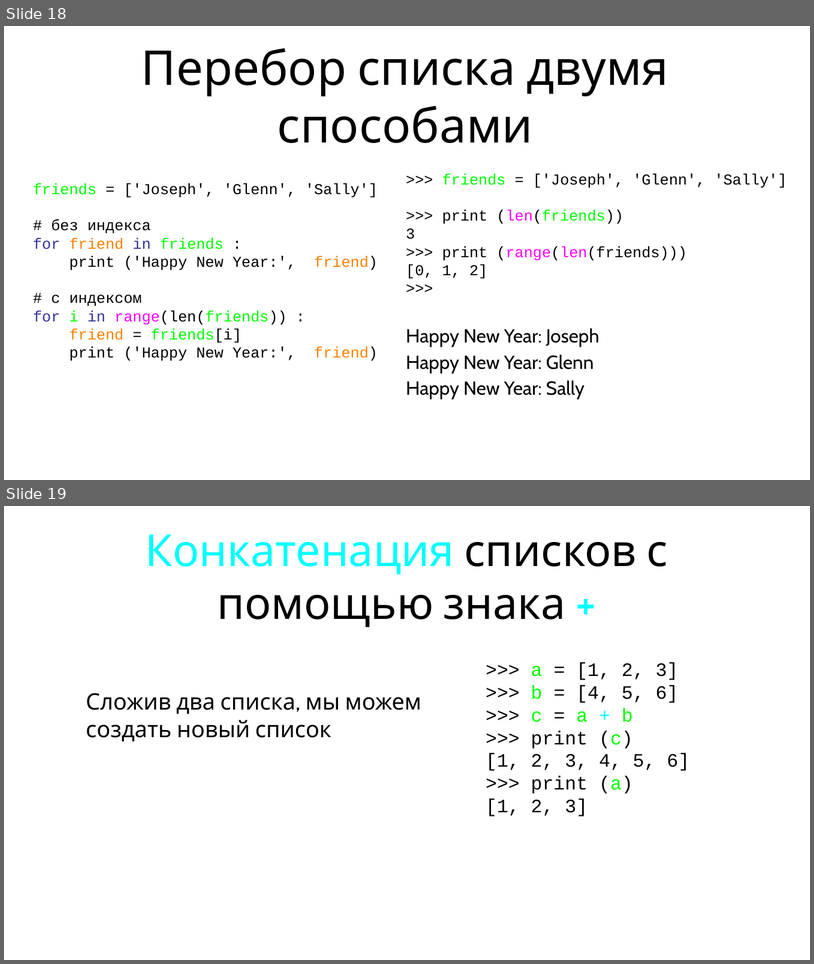
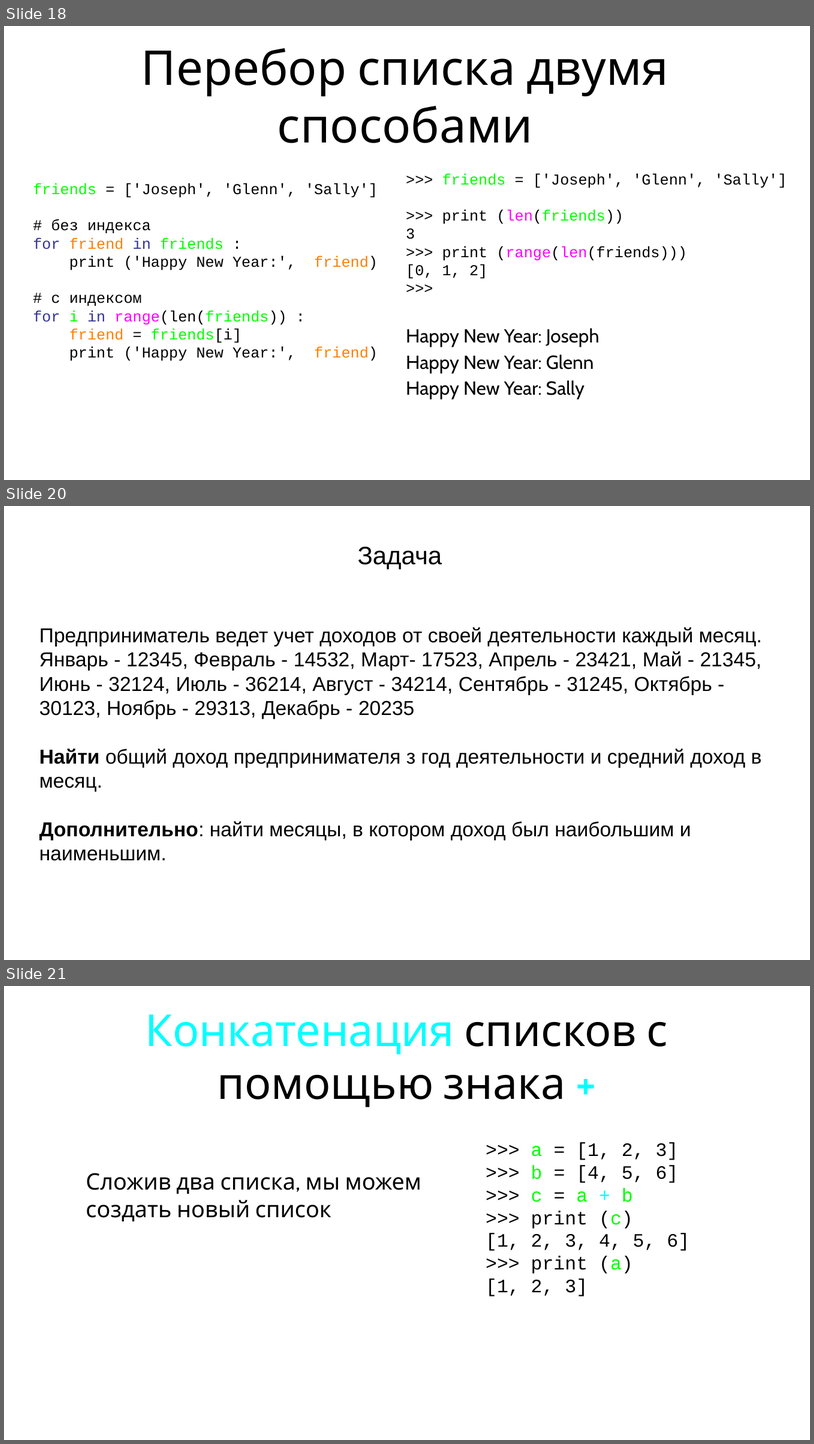
Before and after one commit to maxchv/LearnPython, a slide deck: week02/05.Lists.pptx. Shown one above the other, each under a label of ours: slides 18 and 19 before the commit, slides 18, 20 and 21 after it; the slides between them are not shown. The pictures are 814x964 and 814x1444 pixels, drawn with LibreOffice and Linux fonts; fonts in the diff are those of the drawing. Boxes give left, top, right and bottom in pixels: in the first picture for what was removed or moved away, otherwise in the second. Text is boxed around its words. In the diff, an @@ line names an element or a change of style, - is before the commit and + after.

```diff
--- a/week02/05.Lists.pptx
+++ b/week02/05.Lists.pptx
@@ slide 20 added at [4,506,810,960], background #FFFFFF @@
@@ title added at [358,546,443,569], 40 pt, text #000000 @@
+Задача
@@ text added at [39,627,762,861], 32 pt, text #000000 @@
+Предприниматель ведет учет доходов от своей деятельности каждый месяц. Январь - 12345, Февраль - 14532, Март- 17523, Апрель - 23421, Май - 21345, Июнь - 32124, Июль - 36214, Август - 34214, Сентябрь - 31245, Октябрь - 30123, Ноябрь - 29313, Декабрь - 20235
+Найти общий доход предпринимателя з год деятельности и средний доход в месяц.
+Дополнительно: найти месяцы, в котором доход был наибольшим и наименьшим.
@@ what was slide 19 is now slide 21 @@
```
Also in this commit, not shown: 7 slides changed, 19 other slides added, 2 slides removed, 3 other files.
